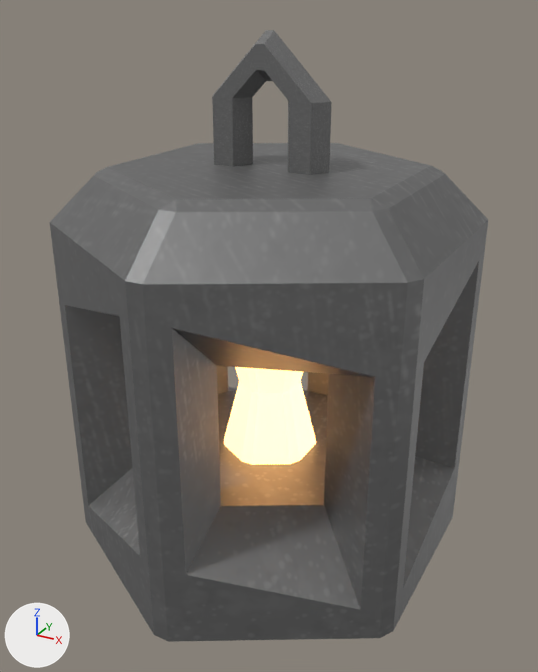
Renders of the FBX model Assets/Meshes/Lantern.fbx from each side of a commit.
Rendered twice from a 50 mm lens placed at (0.676, -1.234, 1.099), pointed at (0.007, -0.017, 0.491). Every picture has the same lights, and +X, +Y and +Z are marked at lower left.

Names of what the first picture shows: 'lantern'.
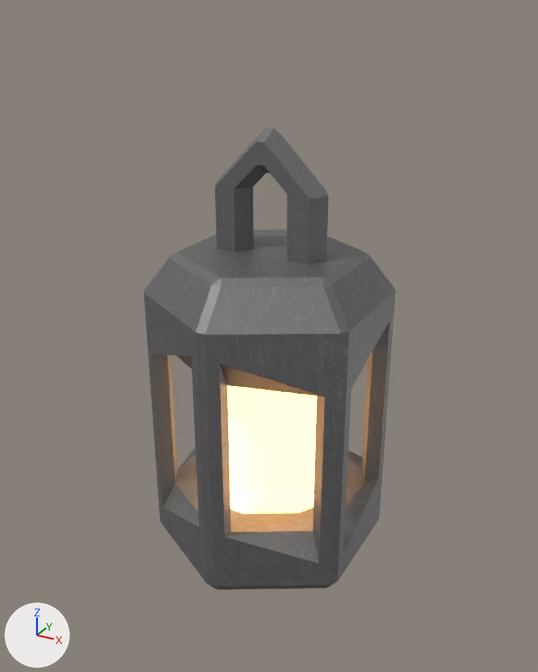
What the commit changed:
me_circle_003 is used by ob_lantern; location (0.0, 0.0, 0.0).
me_circle_003 had 174 vertices, 176 faces and spanned x -0.37..0.37, y -0.418..0.418, z 0.0..1.065.
me_circle_003 now has 186 vertices, 188 faces and spans x -0.222..0.222, y -0.251..0.251, z 0.001..0.9.
me_circle_003 part 1: the loose piece of 36 vertices spanning x -0.121..0.121, y -0.037..0.037, z 0.828..1.065 is moved by (0.0, 0.0, -0.164).
me_circle_003 part 2: the loose piece of 138 vertices spanning x -0.37..0.37, y -0.418..0.418, z 0.0..0.829 is rebuilt with 150 vertices and now spans x -0.222..0.222, y -0.251..0.251, z 0.001..0.664.

Location of each change, (x1, y1, x2, y2) in pixels of the pictures (538 x 672 px; the box of a moved part takes in the faces that stretch with it):
'lantern', reshaped (42% narrower, 24% shorter): before (50, 30, 488, 642); after (144, 127, 396, 590)
part 1 of me_circle_003, moved or reshaped: before (212, 30, 332, 175); after (215, 127, 328, 264)
part 2 of me_circle_003, rebuilt (42% narrower, 28% shorter): before (50, 143, 488, 642); after (144, 229, 396, 590)
